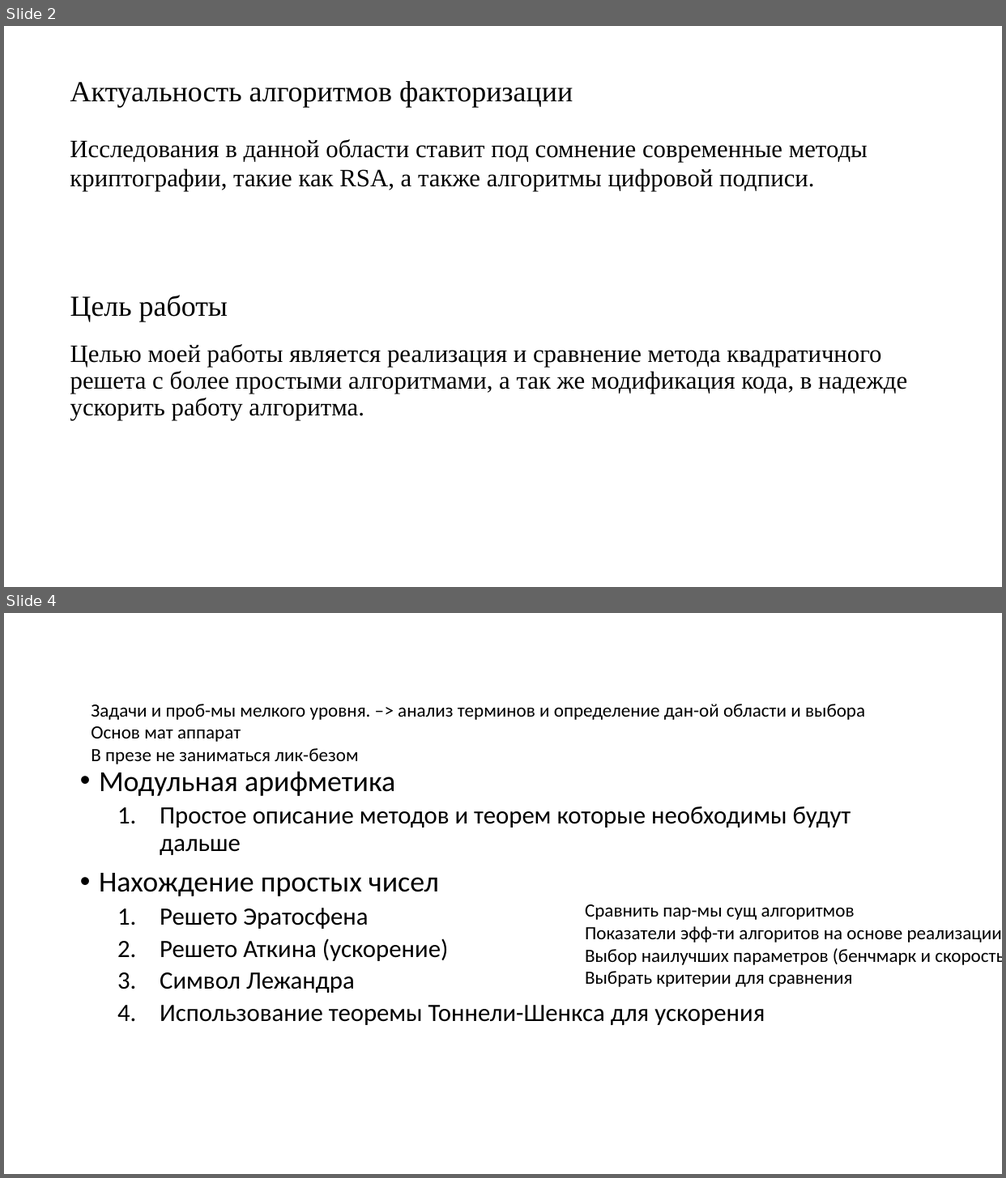
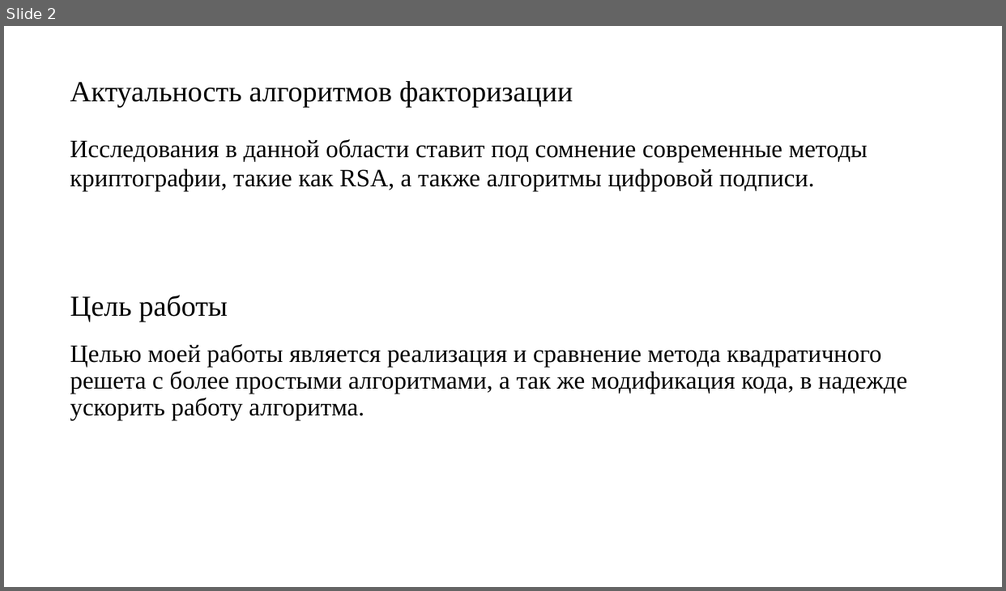
Before and after one commit to pagamov/VKR, a slide deck: Гамов Павел Чтения.pptx. Shown one above the other, each under a label of ours: slides 2 and 4 before the commit, slide 2 after it; the slides between them are not shown. The pictures are 1006x1178 and 1006x591 pixels, drawn with LibreOffice and Linux fonts; fonts in the diff are those of the drawing. Boxes give left, top, right and bottom in pixels: in the first picture for what was removed or moved away, otherwise in the second. Text is boxed around its words. In the diff, an @@ line names an element or a change of style, - is before the commit and + after.

```diff
--- a/Гамов Павел Чтения.pptx
+++ b/Гамов Павел Чтения.pptx
@@ slide 4 removed at box(4, 613, 1002, 1174), background #FFFFFF @@
@@ text removed at box(91, 704, 865, 764) @@
-Задачи и проб-мы мелкого уровня. –> анализ терминов и определение дан-ой области и выбора
-Основ мат аппарат
-В презе не заниматься лик-безом
@@ text removed at box(99, 771, 851, 1025) @@
-• Модульная арифметика
-  1. Простое описание методов и теорем которые необходимы будут дальше
-• Нахождение простых чисел
-  1. Решето Эратосфена
-  2. Решето Аткина (ускорение)
-  3. Символ Лежандра
-  4. Использование теоремы Тоннели-Шенкса для ускорения
@@ text removed at box(585, 905, 1002, 987) @@
-Сравнить пар-мы сущ алгоритмов
-Показатели эфф-ти алгоритов на основе реализации
-Выбор наилучших параметров (бенчмарк и скорость)
-Выбрать критерии для сравнения
```
Also in this commit, not shown: 1 slide changed, 4 slides added, 3 other slides removed, 1 other file.
